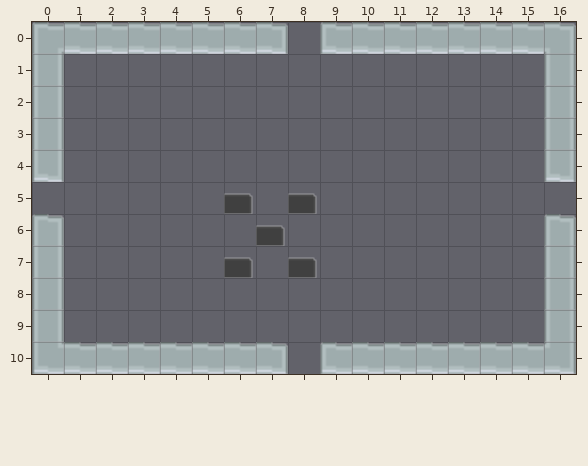
Two states of a Tiled map, core/assets/rooms/treasure_recolored.tmx. Above, as it was before the edit.
Cells are 32x32 px. Shown: x 0..16, y 0..10.
After:
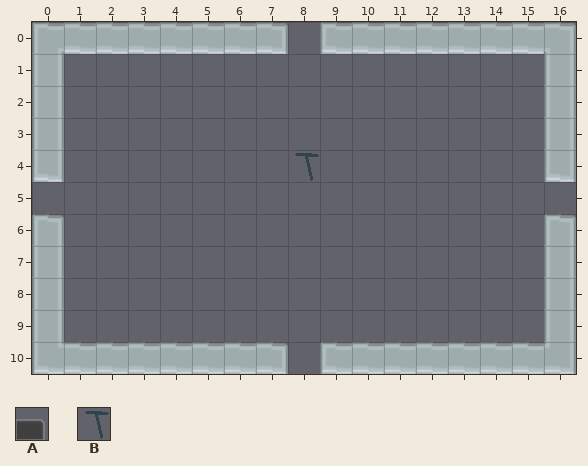
Key: from "roguelikeDungeon_transparent": A 91, B 640.
_ is an empty cell.
Tiles replaced or removed in this view: A.
Difference:
Changed rows in their new state; . is an unchanged cell.
Layer "DestructibleLayer":
first column x 6:
 4 ..B
 5 _._
 6 ._.
 7 _._
Changed places in both pictures, as pixel boxes (x1, y1, x2, y2):
changed: (224, 153, 319, 278)
